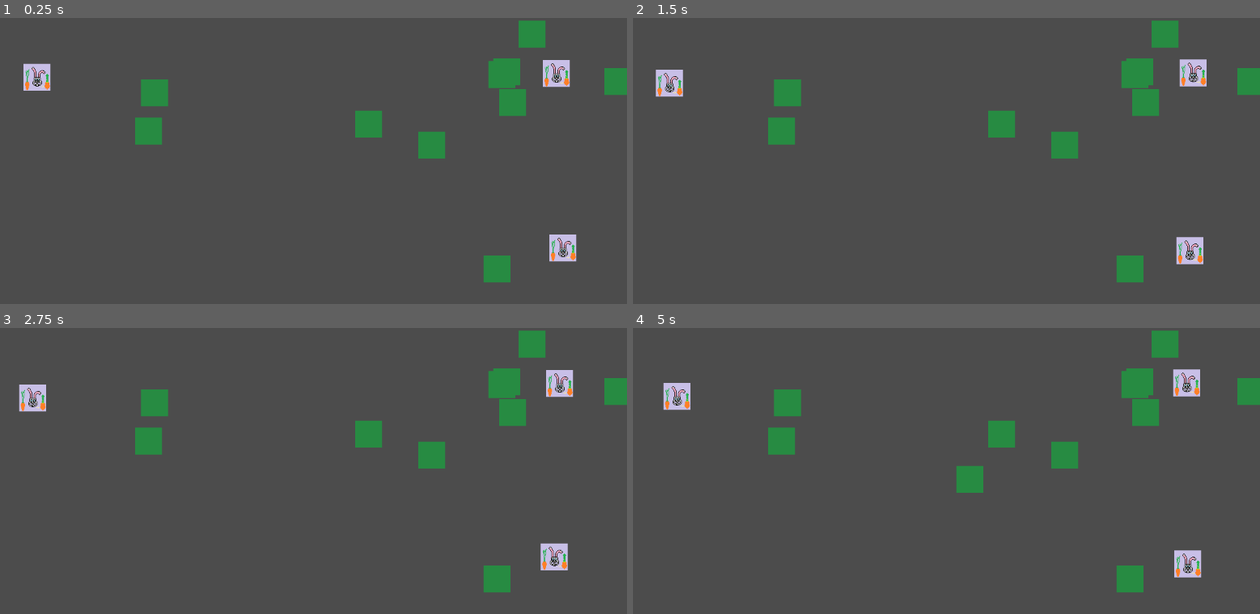
Above: before the commit, frames 1-4 (two rows, left to right).
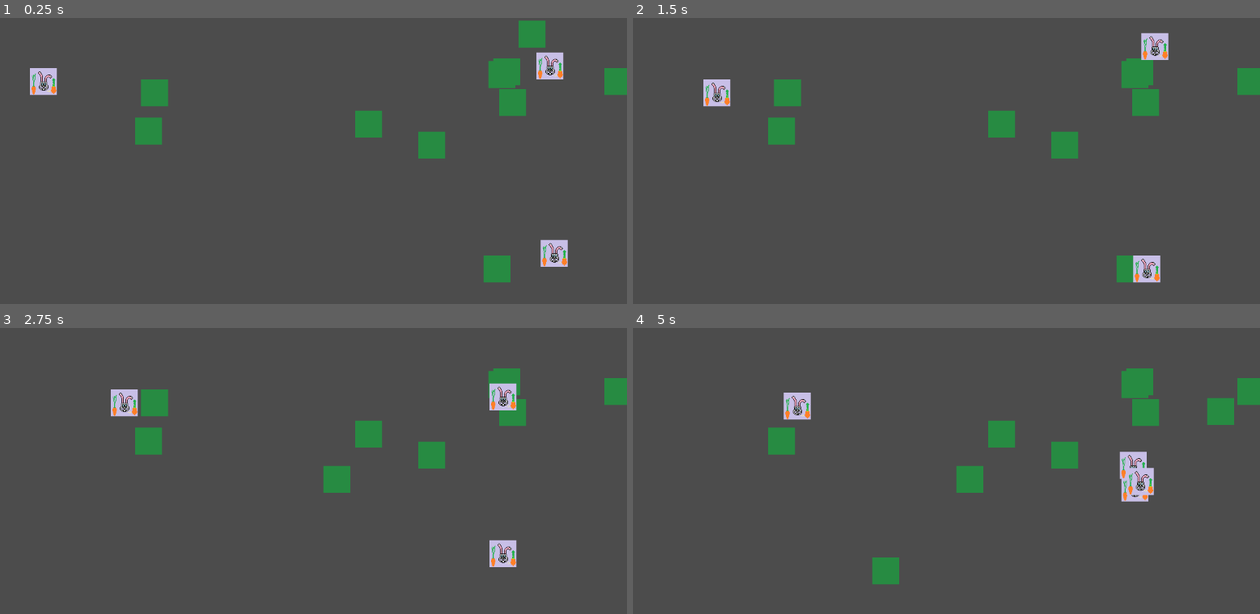
Above: after the commit, the same moments.

Repository: Unrimah/petri_cup
Game: Godot game, scene res://Node2D.tscn
Two runs of this game, one before a commit and one after it. Both use one fixed random seed, a clock stepped at 60 frames per second and the inputs below.
Inputs:
- Up to frame 1 (0.25 s): no input
- Up to frame 2 (1.5 s): no input
- Up to frame 3 (2.75 s): no input
- Up to frame 4 (5 s): no input

The runs differ from the first frame. In frame 1, 1.6% of the frame differs, in the area x 3-92%, y 11-88%; in frame 2, 2.7%; in frame 3, 3.7%; in frame 4, 4.3%, in the area x 4-96%, y 0-93%.

Commit message:
Copulation implemented and adjusted

Diff:
--- a/Node2D.gd
+++ b/Node2D.gd
@@ -2,7 +2,7 @@
 
 const NUM_GRASS = 10
 const NUM_RABBITS = 3
-const GRASS_DELAY = 200
+const GRASS_DELAY = 100
 
 var grass_scene = preload("res://GrassBody2D.tscn")
 var rabbit_scene = preload("res://RabbitBody2D.tscn")
@@ -39,3 +39,9 @@
 		grass_node.position.y = randi() % 600
 		grass_node.add_to_group("grass")
 		add_child(grass_node)
+
+func create_new_rabbit(position):
+	var rabbit_node = rabbit_scene.instance()
+	rabbit_node.position = position
+	rabbit_node.add_to_group("rabbits")
+	add_child(rabbit_node)
--- a/RabbitBody2D.gd
+++ b/RabbitBody2D.gd
@@ -1,15 +1,18 @@
 extends RigidBody2D
 
 const MAX_HEALTH = 1000
-const HUNGRY_HEALTH = 700
+const FUCKING_HEALTH = 700
+const HUNGRY_HEALTH = 500
 const SEARCH_RANGE = 500
 const EATING_DISTANCE = 5
-const GRASS_FEED_RATE = 300
+const COPULATING_DISTANCE = 40
+const GRASS_FEED_RATE = 500
+const COPULATION_LOSS = 200
 
 enum ACT {
 	DIE,
 	WALK,
-#	EAT,
+	COPULATE,
 	TO_GRASS
 }
 
@@ -17,15 +20,15 @@
 
 # Called when the node enters the scene tree for the first time.
 func _ready():
-	self.health = MAX_HEALTH
+	self.health = HUNGRY_HEALTH
 
 # Called every frame. 'delta' is the elapsed time since the previous frame.
 func _process(delta):
 	match select_action():
 		ACT.WALK:
 			rabbit_walk()
-#		ACT.EAT:
-#			pass
+		ACT.COPULATE:
+			rabbit_to_fuck()
 		ACT.DIE:
 			rabbit_die()
 		ACT.TO_GRASS:
@@ -33,6 +36,8 @@
 
 func select_action():
 	self.health -= 1
+	if self.health >= FUCKING_HEALTH:
+		return ACT.COPULATE
 	if self.health >= HUNGRY_HEALTH:
 		return ACT.WALK
 	if self.health <=  1:
@@ -67,6 +72,35 @@
 	else:
 		global_translate(direction)
 
+func rabbit_to_fuck():
+	var rabbits_list = get_tree().get_nodes_in_group("rabbits")
+	var distance = SEARCH_RANGE
+	var direction
+	var TARGET
+	for rabbit in rabbits_list:
+		if rabbit.get_instance_id() == self.get_instance_id():
+			continue
+		var rabbit_distance = self.position.distance_to(rabbit.position)
+		if distance > rabbit_distance:
+			distance = rabbit_distance
+			TARGET = rabbit
+	if distance == SEARCH_RANGE:
+		direction = Vector2(2*(randi() % 2)-1,2*(randi() % 2)-1)
+	else:
+		direction = Vector2(0,0)
+		if (self.position.x < TARGET.position.x) and (self.position.x < 1200):
+			direction.x = 1
+		if (self.position.y < TARGET.position.y) and (self.position.y < 600):
+			direction.y = 1
+		if (self.position.x > TARGET.position.x) and (self.position.x >= 0):
+			direction.x = -1
+		if (self.position.y > TARGET.position.y) and (self.position.y >= 0):
+			direction.y = -1
+	if distance < COPULATING_DISTANCE:
+		rabbit_copulate(TARGET)
+	else:
+		global_translate(direction)
+
 func rabbit_walk():
 	var direction = Vector2(2*(randi() % 2)-1,2*(randi() % 2)-1)
 	global_translate(direction)
@@ -77,6 +111,11 @@
 	if health > MAX_HEALTH:
 		health = MAX_HEALTH
 
+func rabbit_copulate(rabbit):
+	self.health -= COPULATION_LOSS
+	rabbit.health -= COPULATION_LOSS
+	get_node("..").create_new_rabbit(self.position)
+
 func set_place(x, y):
 	self.position = Vector2(x, y)
 
